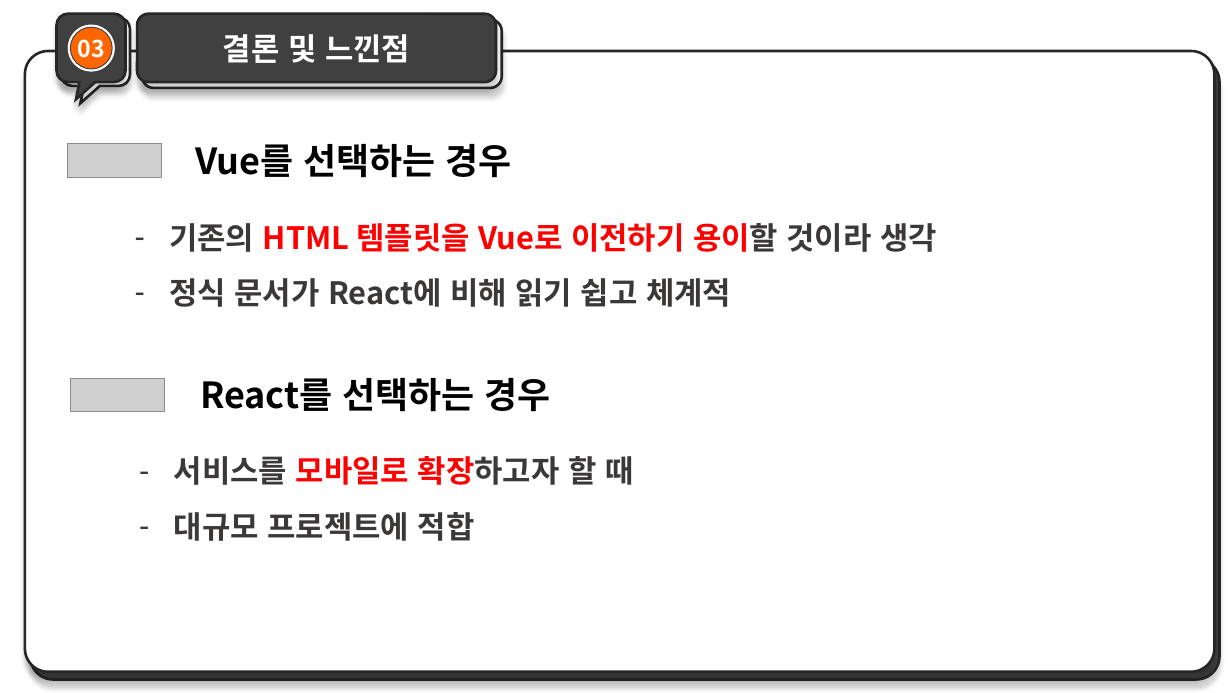
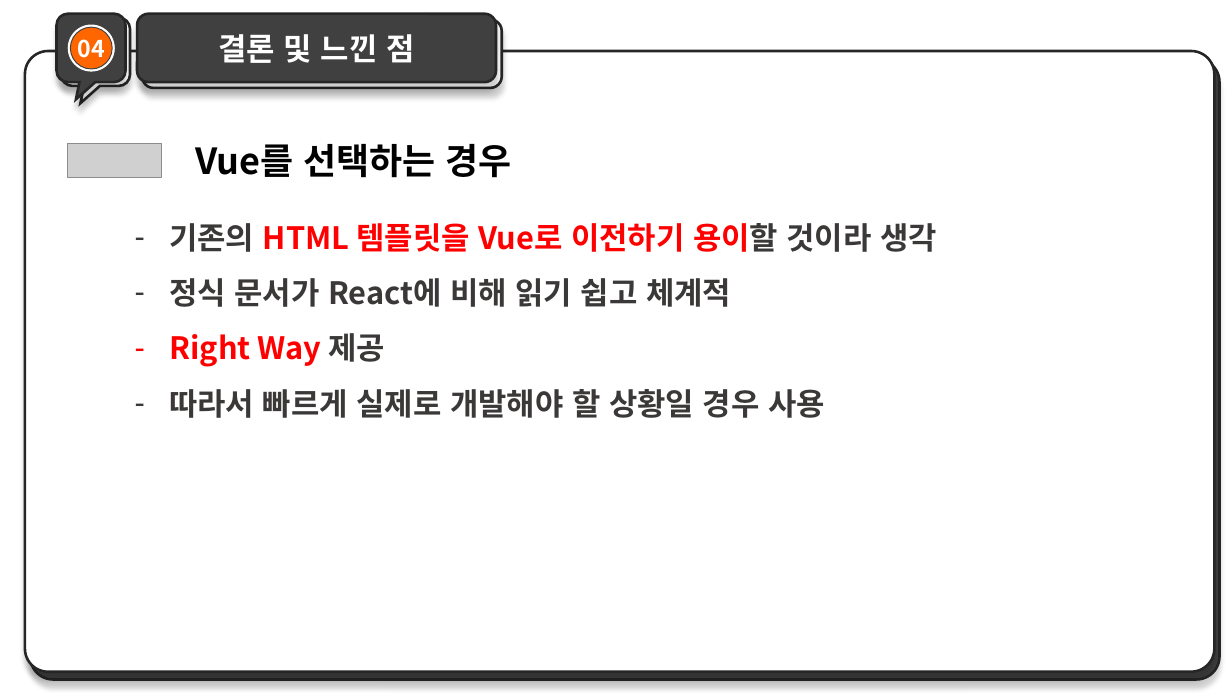
Before and after one commit to lkhoony/Internship, a slide deck: slide 8 of ppt/Vue_React.pptx (slide 7 before the commit). Drawn at 1232x693 pixels with LibreOffice and Linux fonts; fonts in the diff are those of the drawing; grey boxes stand for pictures. Boxes give left, top, right and bottom in pixels: in the first picture for what was removed or moved away, otherwise in the second. Text is boxed around its words. In the diff, an @@ line names an element or a change of style, - is before the commit and + after.

```diff
--- a/ppt/Vue_React.pptx
+++ b/ppt/Vue_React.pptx
@@ text in ellipse at (76,32,106,65): text changed @@
-03
+04
@@ text in rounded rectangle at (219,34,414,63): spaces changed @@
-결론 및 느낀점
+결론 및 느낀 점
@@ text at (169,333,825,418): paragraphs added @@
+– Right Way 제공
+– 따라서 빠르게 실제로 개발해야 할 상황일 경우 사용
@@ picture removed at (70,378,165,411) @@
@@ text removed at (200,378,551,412) @@
-React를 선택하는 경우
@@ text removed at (174,456,633,541) @@
-– 서비스를 모바일로 확장하고자 할 때
-– 대규모 프로젝트에 적합
```
Also in this commit, not shown: 5 other slides changed, 3 slides added.
